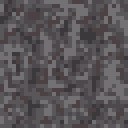
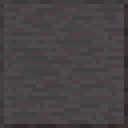
Revision of a layered 128 × 128 image; what changed, layer by layer:
added layer "gunmetal base copy" above "gunmetal light netherite" over [0, 0, 128, 128]
removed layer "metallic_iron copy" over [0, 0, 128, 128]
hid "metallic_iron" over [0, 0, 128, 128]
